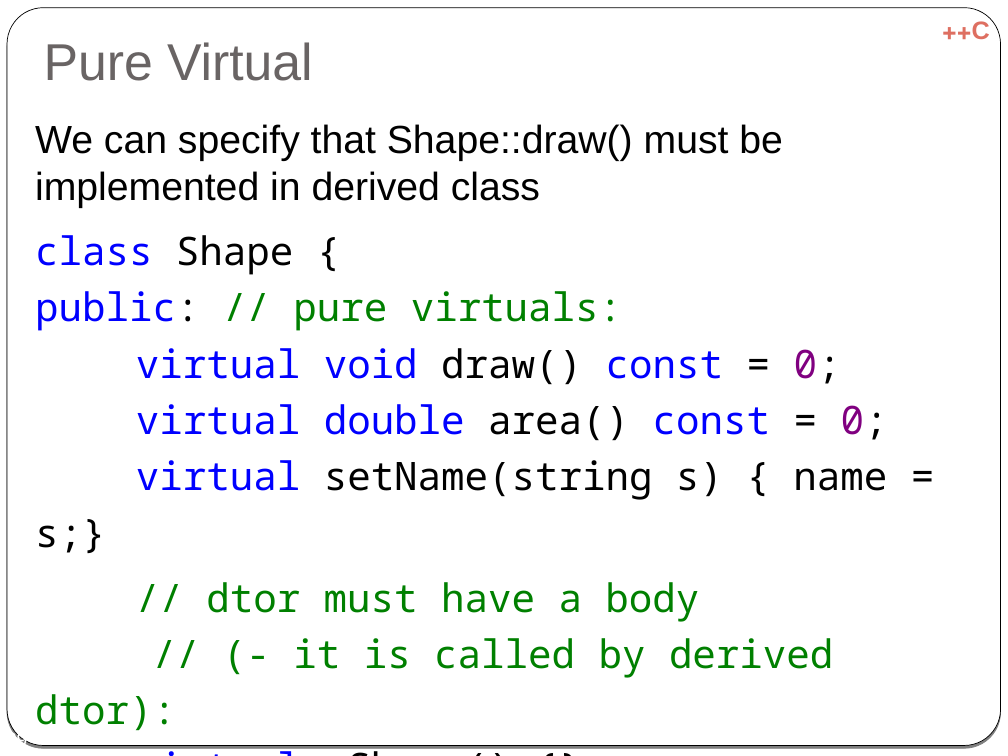
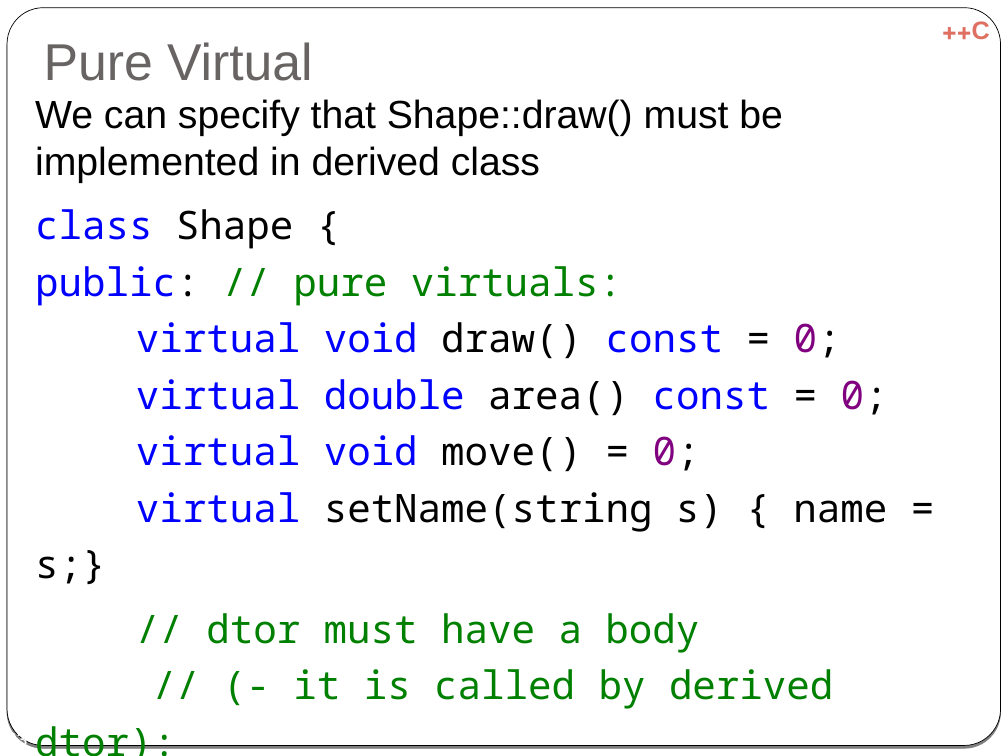
Before and after one commit to cpp-at-ariel/cpp-5781, a slide deck: slide 33 of 06-inheritance/slides-virtual.odp (slide 39 before the commit). Drawn at 1008x756 pixels with LibreOffice and Linux fonts; fonts in the diff are those of the drawing. Boxes give left, top, right and bottom in pixels: in the first picture for what was removed or moved away, otherwise in the second. Text is boxed around its words. In the diff, an @@ line names an element or a change of style, - is before the commit and + after.

```diff
--- a/06-inheritance/slides-virtual.odp
+++ b/06-inheritance/slides-virtual.odp
@@ text "We can specify that Shape::draw() ...": place and size @@
-text "We can specify that Shape::draw() ..." at [35, 124, 888, 731]
+text "We can specify that Shape::draw() ..." at [35, 99, 888, 709]
@@ text at [35, 209, 888, 584]: text changed @@
-class Shape {
-public: // pure virtuals:
-virtual void draw() const = 0;
-virtual double area() const = 0;
-virtual setName(string s) { name = s;}
+class Shape {
+public: // pure virtuals:
+virtual void draw() const = 0;
+virtual double area() const = 0;
+virtual void move() = 0;
+virtual setName(string s) { name = s;}
@@ page number at [6, 731, 28, 745]: text changed @@
-39
+33
```
Also in this commit, not shown: 10 other slides changed, 9 slides removed, 7 other files.
